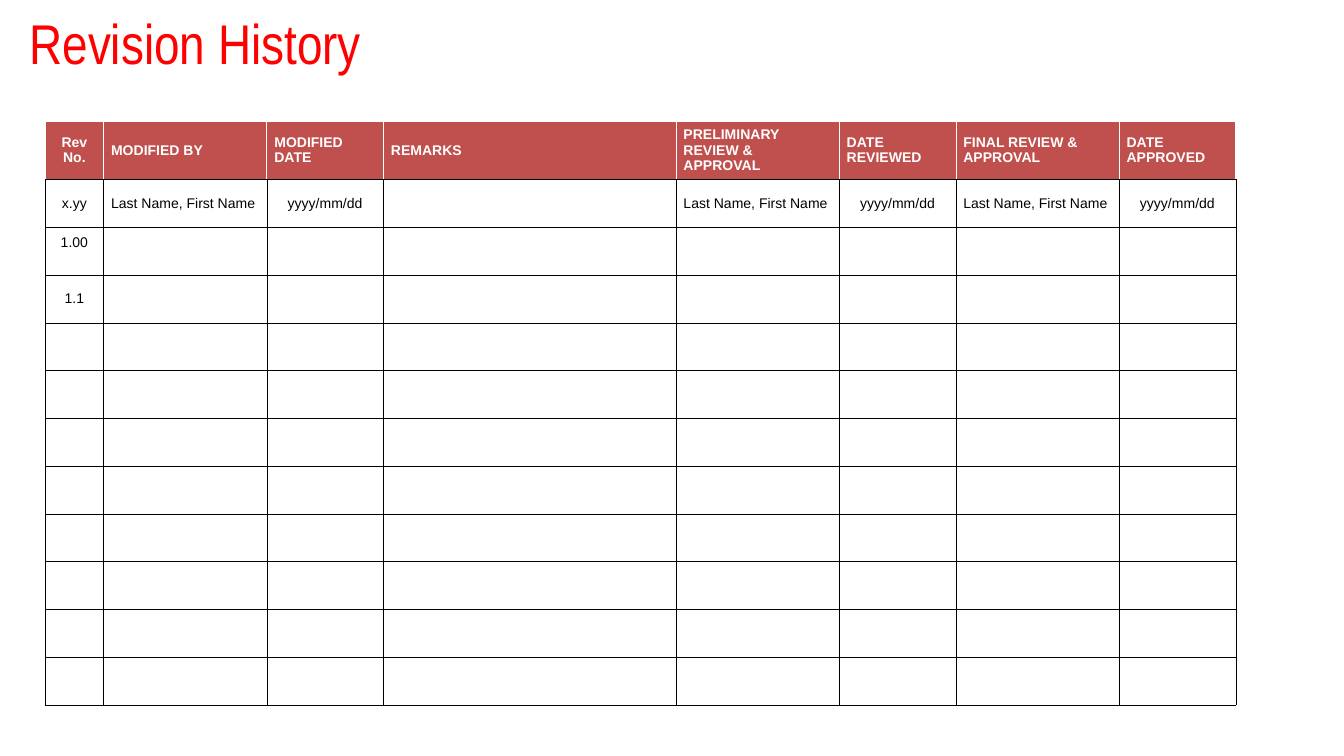
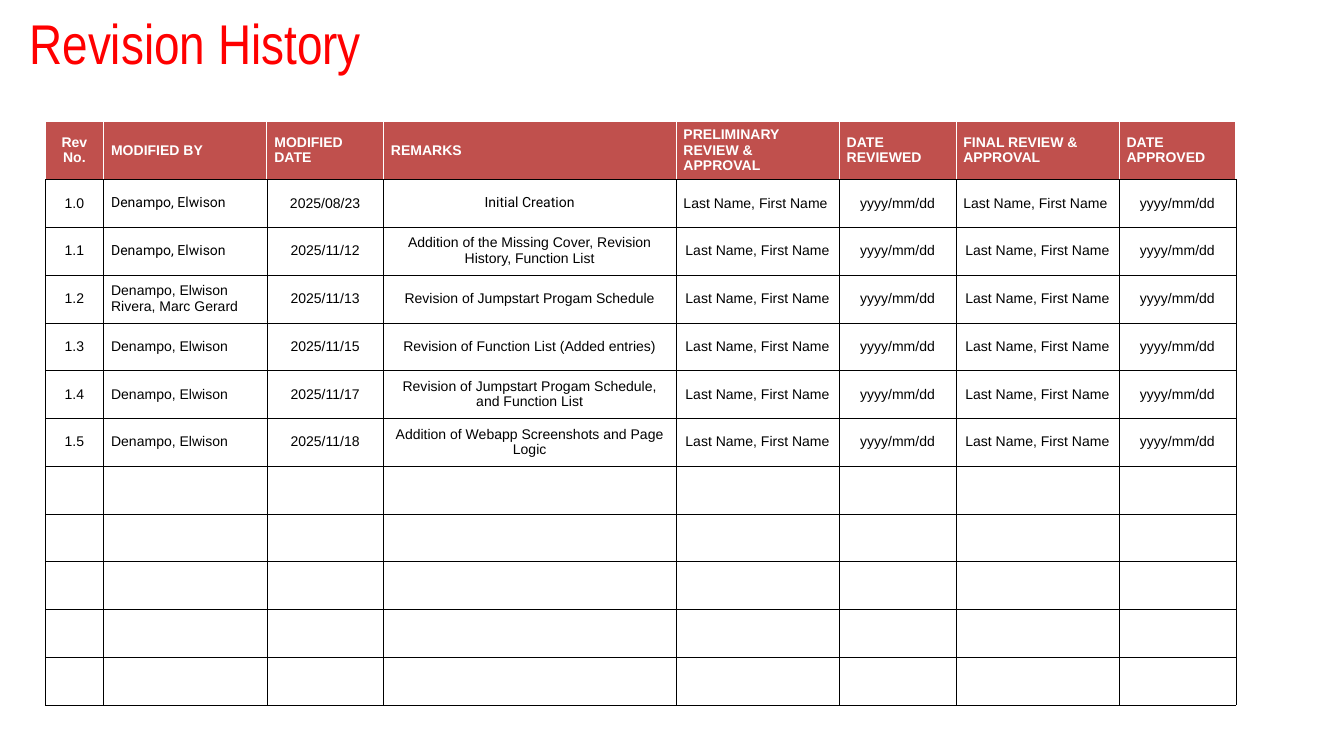
Before and after one commit to Erudi787/book-buddi, a slide deck: slide 2 of Documentation/High Level Design/Alliance Low Code Program_HLD_G6_BookBuddi.pptx. Drawn at 1344x756 pixels with LibreOffice and Linux fonts; fonts in the diff are those of the drawing; background and template pictures are left out. Boxes give left, top, right and bottom in pixels: in the first picture for what was removed or moved away, otherwise in the second. Text is boxed around its words. In the diff, an @@ line names an element or a change of style, - is before the commit and + after.

Commit message:
docs(documentation): uploaded final draft for project documentation - Denampo

```diff
--- a/Documentation/High Level Design/Alliance Low Code Program_HLD_G6_BookBuddi.pptx
+++ b/Documentation/High Level Design/Alliance Low Code Program_HLD_G6_BookBuddi.pptx
@@ table at <box>45,121,1235,705</box> @@
-row 2: x.yy | Last Name, First Name | yyyy/mm/dd |  | Last Name, First Name | yyyy/mm/dd | Last Name, First Name | yyyy/mm/dd
-row 3: 1.00 |  |  |  |  |  |  | 
-row 4: 1.1 |  |  |  |  |  |  | 
+row 2: 1.0 | Denampo, Elwison | 2025/08/23 | Initial Creation | Last Name, First Name | yyyy/mm/dd | Last Name, First Name | yyyy/mm/dd
+row 3: 1.1 | Denampo, Elwison | 2025/11/12 | Addition of the Missing Cover, Revision History, Function List | Last Name, First Name | yyyy/mm/dd | Last Name, First Name | yyyy/mm/dd
+row 4: 1.2 | Denampo, Elwison / Rivera, Marc Gerard | 2025/11/13 | Revision of Jumpstart Progam Schedule | Last Name, First Name | yyyy/mm/dd | Last Name, First Name | yyyy/mm/dd
+row 5: 1.3 | Denampo, Elwison | 2025/11/15 | Revision of Function List (Added entries) | Last Name, First Name | yyyy/mm/dd | Last Name, First Name | yyyy/mm/dd
+row 6: 1.4 | Denampo, Elwison | 2025/11/17 | Revision of Jumpstart Progam Schedule, and Function List | Last Name, First Name | yyyy/mm/dd | Last Name, First Name | yyyy/mm/dd
+row 7: 1.5 | Denampo, Elwison | 2025/11/18 | Addition of Webapp Screenshots and Page Logic | Last Name, First Name | yyyy/mm/dd | Last Name, First Name | yyyy/mm/dd
-row 10:  |  |  |  |  |  |  | 
-row 11:  |  |  |  |  |  |  | 
-row 12:  |  |  |  |  |  |  | 
```
Also in this commit, not shown: 3 other slides changed, 96 slides added, 1 slide removed, 4 other files.
